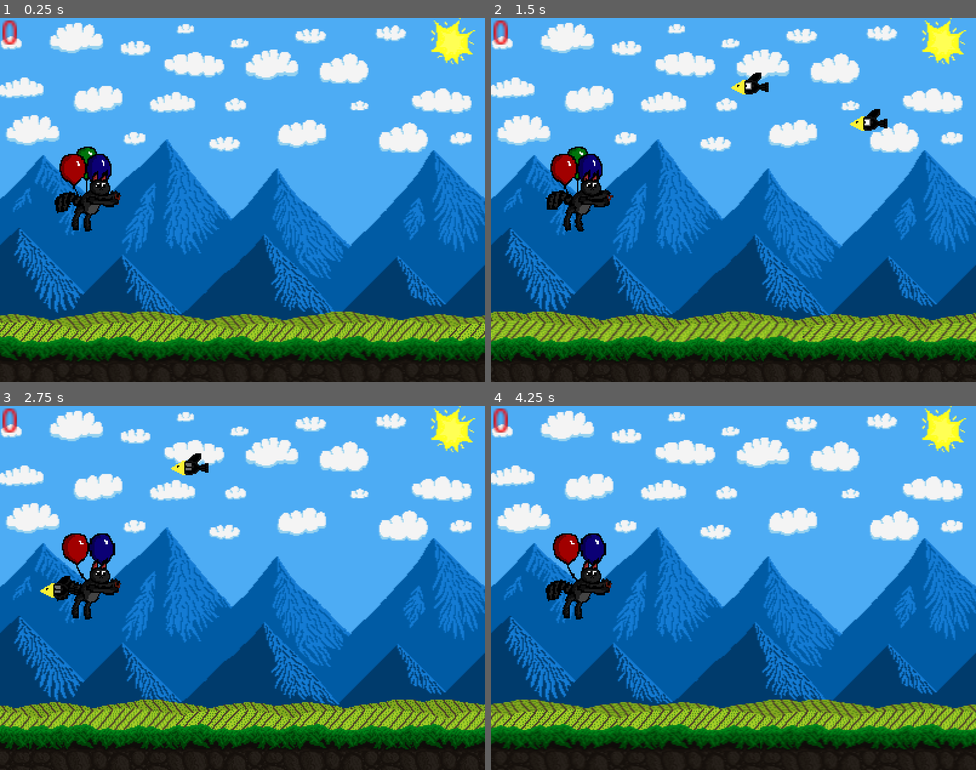
Above: before the commit, frames 1-4 (two rows, left to right).
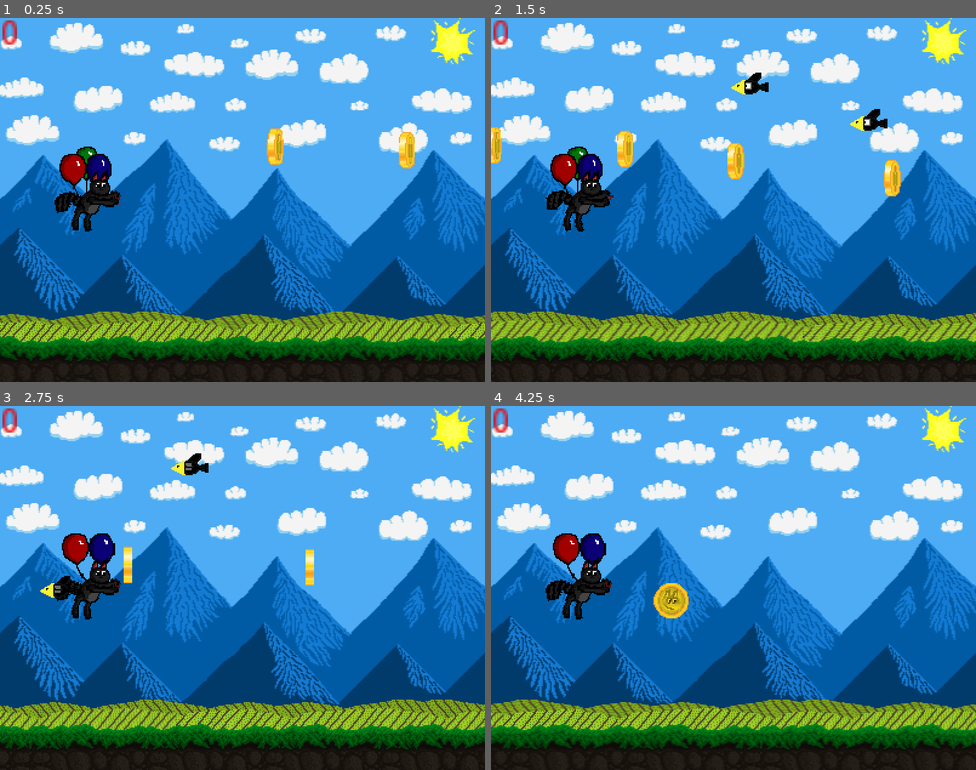
Above: after the commit, the same moments.

Repository: AldieNightStar/balloon_cat
Game: Godot game, scene res://Levels/Level01.tscn
Same seed, same stepped clock (60 frames per second), same inputs: the game is played once before the commit and once after it.
Inputs:
- Up to frame 1 (0.25 s): no input
- Up to frame 2 (1.5 s): no input
- Up to frame 3 (2.75 s): no input
- Up to frame 4 (4.25 s): no input

The runs differ from the first frame. In frame 1, 0.6% of the frame differs, in the area x 55-86%, y 30-42%; in frame 2, 1.1%, in the area x 0-85%, y 30-49%; in frame 3, 0.4%; in frame 4, 0.6%.

Commit message:
Added bonus coin

Diff:
--- a/Levels/Level01.tscn
+++ b/Levels/Level01.tscn
@@ -1,9 +1,10 @@
-[gd_scene load_steps=6 format=2]
+[gd_scene load_steps=7 format=2]
 
 [ext_resource path="res://Objects/LevelHolder.tscn" type="PackedScene" id=1]
 [ext_resource path="res://Objects/Paralax/Paralax_Level1.tscn" type="PackedScene" id=2]
 [ext_resource path="res://Objects/ScenarioNode.tscn" type="PackedScene" id=3]
 [ext_resource path="res://Objects/Raven.tscn" type="PackedScene" id=4]
+[ext_resource path="res://Objects/BonusCoin.tscn" type="PackedScene" id=5]
 
 [sub_resource type="GDScript" id=1]
 script/source = "extends Area2D
@@ -42,3 +43,21 @@
 [node name="ScenarioNode" parent="Scenarios" instance=ExtResource( 3 )]
 position = Vector2( 560.829, 252.204 )
 script = SubResource( 1 )
+
+[node name="Bonus_Coin" parent="." instance=ExtResource( 5 )]
+position = Vector2( 267.411, 105.795 )
+
+[node name="Bonus_Coin2" parent="." instance=ExtResource( 5 )]
+position = Vector2( 375.711, 108.503 )
+
+[node name="Bonus_Coin3" parent="." instance=ExtResource( 5 )]
+position = Vector2( 466.864, 118.43 )
+
+[node name="Bonus_Coin4" parent="." instance=ExtResource( 5 )]
+position = Vector2( 595.922, 132.87 )
+
+[node name="Bonus_Coin5" parent="." instance=ExtResource( 5 )]
+position = Vector2( 745.737, 134.675 )
+
+[node name="Bonus_Coin6" parent="." instance=ExtResource( 5 )]
+position = Vector2( 909.09, 159.945 )
--- /dev/null
+++ b/Objects/BonusCoin.tscn
@@ -0,0 +1,62 @@
+[gd_scene load_steps=11 format=2]
+
+[ext_resource path="res://assets/BonusCoin/coins2.png" type="Texture" id=1]
+[ext_resource path="res://assets/BonusCoin/coins5.png" type="Texture" id=2]
+[ext_resource path="res://assets/BonusCoin/coins4.png" type="Texture" id=3]
+[ext_resource path="res://assets/BonusCoin/coins6.png" type="Texture" id=4]
+[ext_resource path="res://assets/BonusCoin/coins1.png" type="Texture" id=5]
+[ext_resource path="res://assets/BonusCoin/coins3.png" type="Texture" id=6]
+
+[sub_resource type="GDScript" id=1]
+script/source = "extends Area2D
+
+func _ready():
+	$Coin_Anim.play(\"Rotation\")
+	$mover.play(\"Moving\")
+
+func destruct():
+	queue_free()
+"
+
+[sub_resource type="RectangleShape2D" id=2]
+extents = Vector2( 15.3769, 15.924 )
+
+[sub_resource type="SpriteFrames" id=3]
+animations = [ {
+"frames": [ ExtResource( 5 ), ExtResource( 1 ), ExtResource( 6 ), ExtResource( 3 ), ExtResource( 2 ), ExtResource( 4 ) ],
+"loop": true,
+"name": "Rotation",
+"speed": 10.0
+} ]
+
+[sub_resource type="Animation" id=4]
+resource_name = "Moving"
+length = 2.0
+loop = true
+tracks/0/type = "value"
+tracks/0/path = NodePath("Coin_Anim:position")
+tracks/0/interp = 1
+tracks/0/loop_wrap = true
+tracks/0/imported = false
+tracks/0/enabled = true
+tracks/0/keys = {
+"times": PoolRealArray( 0, 1 ),
+"transitions": PoolRealArray( 1, -2 ),
+"update": 0,
+"values": [ Vector2( 0, 0 ), Vector2( 0, -5 ) ]
+}
+
+[node name="Bonus_Coin" type="Area2D"]
+script = SubResource( 1 )
+
+[node name="shape" type="CollisionShape2D" parent="."]
+shape = SubResource( 2 )
+
+[node name="Coin_Anim" type="AnimatedSprite" parent="."]
+position = Vector2( 0, -3.023 )
+scale = Vector2( 0.821543, 0.852599 )
+frames = SubResource( 3 )
+animation = "Rotation"
+
+[node name="mover" type="AnimationPlayer" parent="."]
+anims/Moving = SubResource( 4 )
Binary file added: assets/BonusCoin/coins1.png
Not shown, added: assets/BonusCoin/coins1.png.import
Binary file added: assets/BonusCoin/coins2.png
Not shown, added: assets/BonusCoin/coins2.png.import
Binary file added: assets/BonusCoin/coins3.png
Not shown, added: assets/BonusCoin/coins3.png.import
Binary file added: assets/BonusCoin/coins4.png
Not shown, added: assets/BonusCoin/coins4.png.import
Binary file added: assets/BonusCoin/coins5.png
Not shown, added: assets/BonusCoin/coins5.png.import
Binary file added: assets/BonusCoin/coins6.png
Not shown, added: assets/BonusCoin/coins6.png.import
